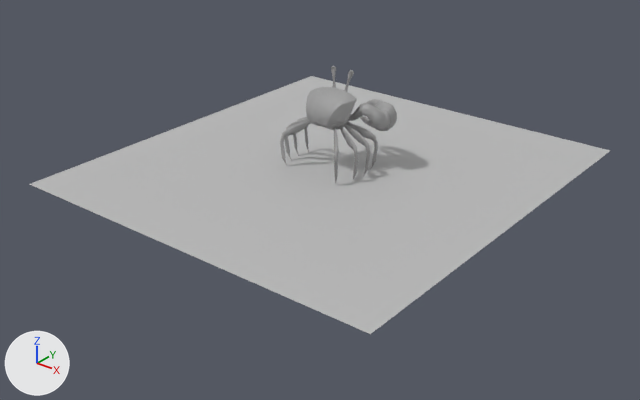
One commit to the FBX model assets/crab.fbx: the scene before it, then after it.
One viewpoint serves both versions: a 50 mm lens placed at (0.285, -0.365, 0.167), pointed at (0.008, -0.018, -0.047). The lights are fixed; the arrows at lower left show +X, +Y and +Z. Where no turn or scale is listed for an object, it has been applied to the vertices.

The first picture shows 'AssembledTris:polySurface17', 'pPlane1'.
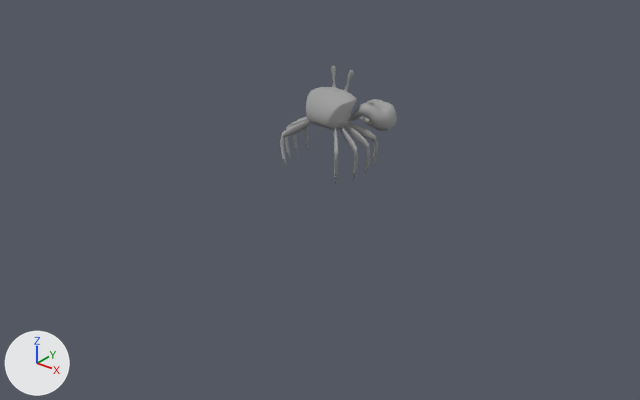
Pixel boxes (x1, y1, x2, y2) of what changed, in the pictures (640 x 400 px):
'pPlane1', hidden
    before: (30, 76, 610, 334)

The change, as a diff of the scene's bpy script:
```diff
--- a/assets/crab.fbx.py
+++ b/assets/crab.fbx.py
@@ ob_pplane1 @@
 ob_pplane1.location = (0.0011, 0.0008, -0.0354)
+ob_pplane1.hide_viewport = True
```
